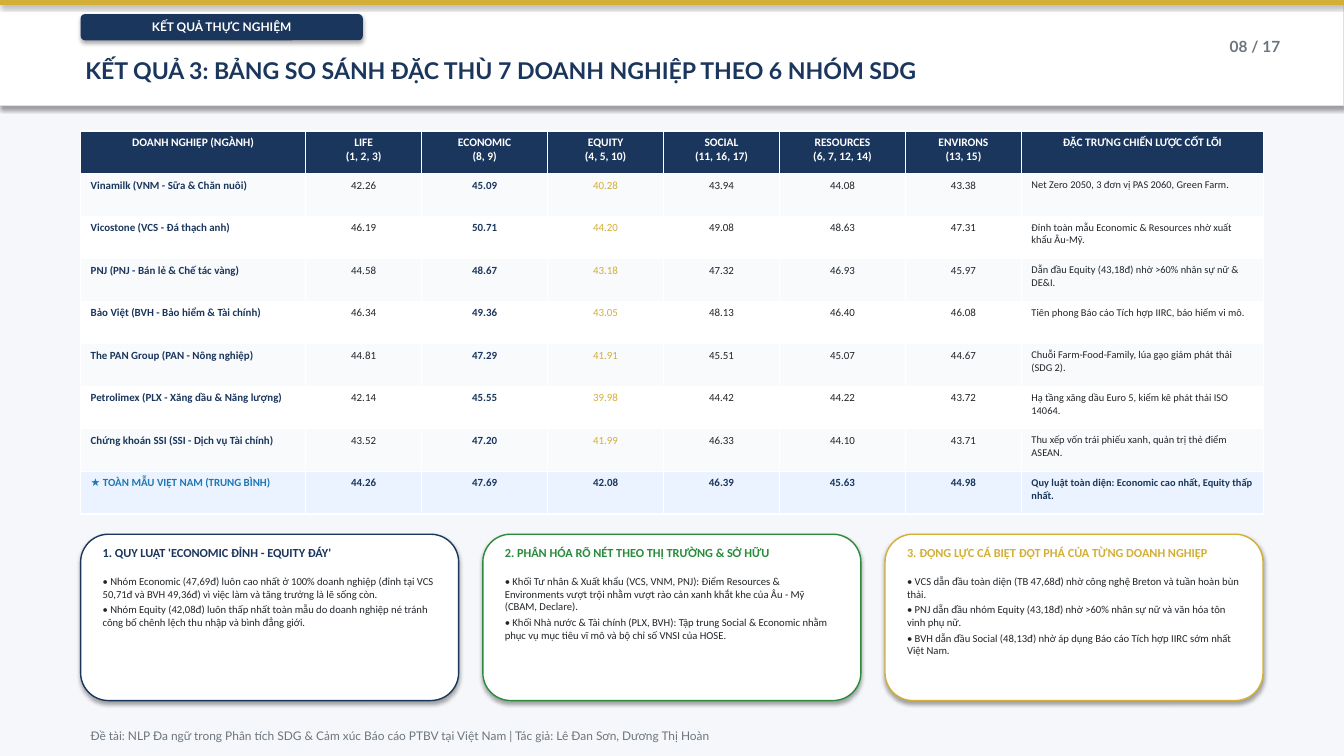
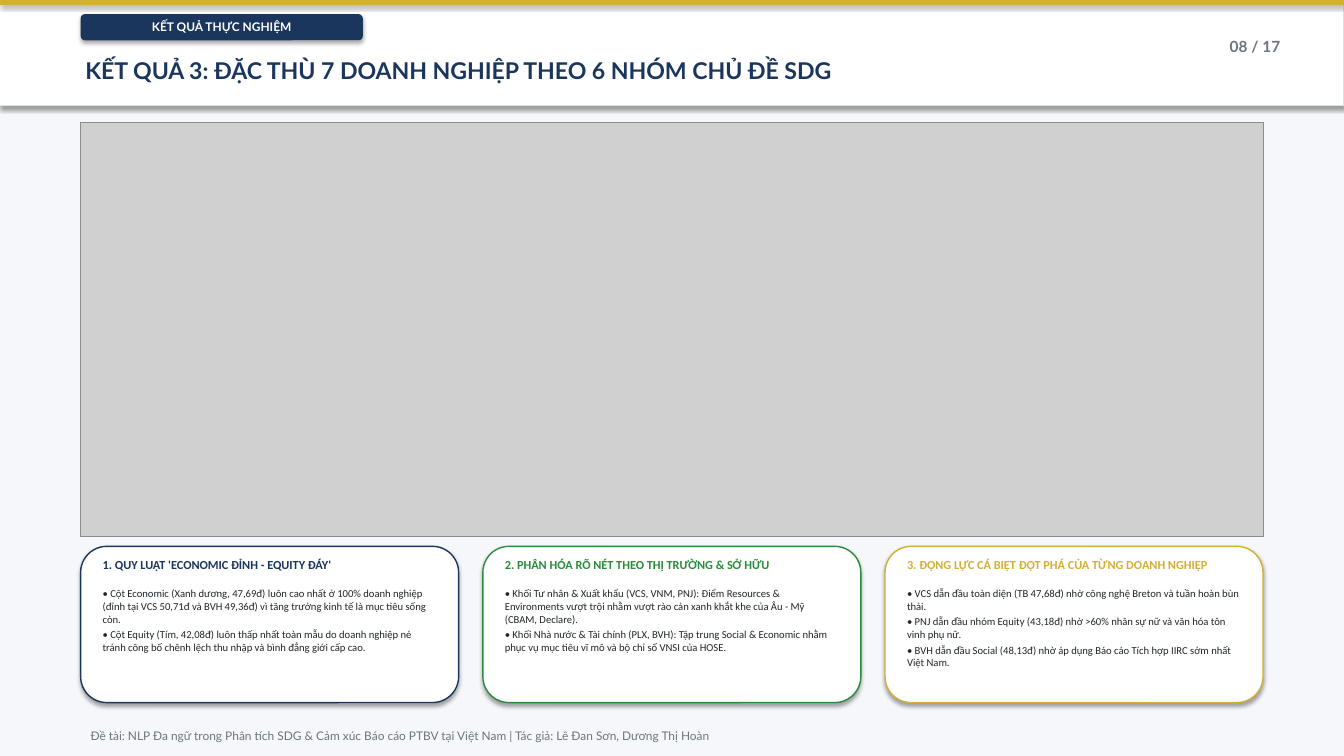
Before and after one commit to sonle17092006/paper_sdg, a slide deck: slide 8 of bao_cao_nghien_cuu_sdg_vietnam.pptx. Drawn at 1344x756 pixels with LibreOffice and Linux fonts; fonts in the diff are those of the drawing; grey boxes stand for pictures. Boxes give left, top, right and bottom in pixels: in the first picture for what was removed or moved away, otherwise in the second. Text is boxed around its words. In the diff, an @@ line names an element or a change of style, - is before the commit and + after.

Commit message:
feat(presentation): convert Result 3 to grouped bar graph (slide_company_6cat_bar.png)

```diff
--- a/bao_cao_nghien_cuu_sdg_vietnam.pptx
+++ b/bao_cao_nghien_cuu_sdg_vietnam.pptx
@@ text at [85, 59, 831, 84]: text changed @@
-KẾT QUẢ 3: BẢNG SO SÁNH ĐẶC THÙ 7 DOANH NGHIỆP THEO 6 NHÓM SDG
+KẾT QUẢ 3: ĐẶC THÙ 7 DOANH NGHIỆP THEO 6 NHÓM CHỦ ĐỀ SDG
@@ table removed at [81, 131, 1263, 514], 9 rows, 8 columns @@
-DOANH NGHIỆP (NGÀNH) | LIFE (1, 2, 3) | ECONOMIC (8, 9) | EQUITY (4, 5, 10) | SOCIAL (11, 16, 17) | RESOURCES (6, 7, 12, 14) | ENVIRONS (13, 15) | ĐẶC TRƯNG CHIẾN LƯỢC CỐT LÕI
-Vinamilk (VNM - Sữa & Chăn nuôi) | 42.26 | 45.09 | 40.28 | 43.94 | 44.08 | 43.38 | Net Zero 2050, 3 đơn vị PAS 2060, Green Farm.
-Vicostone (VCS - Đá thạch anh) | 46.19 | 50.71 | 44.20 | 49.08 | 48.63 | 47.31 | Đỉnh toàn mẫu Economic & Resources nhờ xuất khẩu Âu-Mỹ.
-PNJ (PNJ - Bán lẻ & Chế tác vàng) | 44.58 | 48.67 | 43.18 | 47.32 | 46.93 | 45.97 | Dẫn đầu Equity (43,18đ) nhờ >60% nhân sự nữ & DE&I.
-Bảo Việt (BVH - Bảo hiểm & Tài chính) | 46.34 | 49.36 | 43.05 | 48.13 | 46.40 | 46.08 | Tiên phong Báo cáo Tích hợp IIRC, bảo hiểm vi mô.
-The PAN Group (PAN - Nông nghiệp) | 44.81 | 47.29 | 41.91 | 45.51 | 45.07 | 44.67 | Chuỗi Farm-Food-Family, lúa gạo giảm phát thải (SDG 2).
-Petrolimex (PLX - Xăng dầu & Năng lượng) | 42.14 | 45.55 | 39.98 | 44.42 | 44.22 | 43.72 | Hạ tầng xăng dầu Euro 5, kiểm kê phát thải ISO 14064.
-Chứng khoán SSI (SSI - Dịch vụ Tài chính) | 43.52 | 47.20 | 41.99 | 46.33 | 44.10 | 43.71 | Thu xếp vốn trái phiếu xanh, quản trị thẻ điểm ASEAN.
-★ TOÀN MẪU VIỆT NAM (TRUNG BÌNH) | 44.26 | 47.69 | 42.08 | 46.39 | 45.63 | 44.98 | Quy luật toàn diện: Economic cao nhất, Equity thấp nhất.
@@ picture added at [81, 123, 1263, 536] @@
@@ rounded rectangle: place and size @@
-rounded rectangle at [81, 534, 459, 701]
+rounded rectangle at [81, 546, 459, 703]
@@ text "1. QUY LUẬT 'ECONOMIC ĐỈNH ...": place and size @@
-text "1. QUY LUẬT 'ECONOMIC ĐỈNH ..." at [103, 547, 433, 628]
+text "1. QUY LUẬT 'ECONOMIC ĐỈNH ..." at [103, 559, 426, 653]
@@ rounded rectangle: place and size @@
-rounded rectangle at [483, 534, 861, 701]
+rounded rectangle at [483, 546, 861, 703]
@@ text "2. PHÂN HÓA RÕ NÉT ...": place and size @@
-text "2. PHÂN HÓA RÕ NÉT ..." at [505, 547, 828, 641]
+text "2. PHÂN HÓA RÕ NÉT ..." at [505, 559, 828, 653]
@@ rounded rectangle: place and size @@
-rounded rectangle at [885, 534, 1263, 701]
+rounded rectangle at [885, 546, 1263, 703]
@@ text "3. ĐỘNG LỰC CÁ BIỆT ...": place and size @@
-text "3. ĐỘNG LỰC CÁ BIỆT ..." at [907, 547, 1239, 656]
+text "3. ĐỘNG LỰC CÁ BIỆT ..." at [907, 559, 1239, 668]
@@ text at [103, 589, 426, 653]: text changed @@
-• Nhóm Economic (47,69đ) luôn cao nhất ở 100% doanh nghiệp (đỉnh tại VCS 50,71đ và BVH 49,36đ) vì việc làm và tăng trưởng là lẽ sống còn.
-• Nhóm Equity (42,08đ) luôn thấp nhất toàn mẫu do doanh nghiệp né tránh công bố chênh lệch thu nhập và bình đẳng giới.
+• Cột Economic (Xanh dương, 47,69đ) luôn cao nhất ở 100% doanh nghiệp (đỉnh tại VCS 50,71đ và BVH 49,36đ) vì tăng trưởng kinh tế là mục tiêu sống còn.
+• Cột Equity (Tím, 42,08đ) luôn thấp nhất toàn mẫu do doanh nghiệp né tránh công bố chênh lệch thu nhập và bình đẳng giới cấp cao.
```
Also in this commit, not shown: 3 other files.
